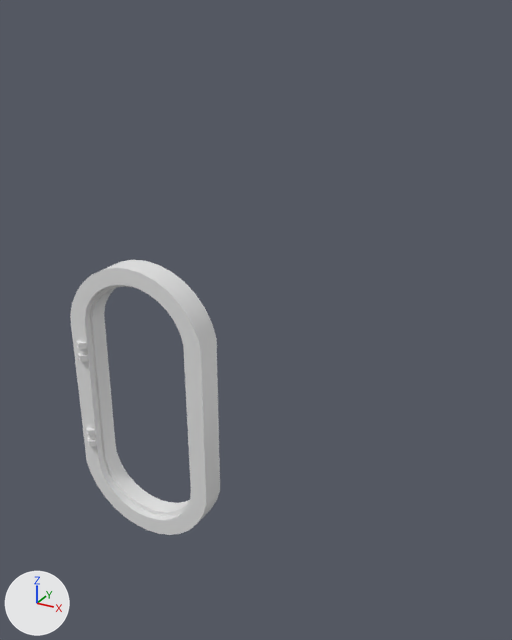
Before and after pictures for a commit that changed the FBX model ponorka/pretlak_dvere/dvere.fbx.
One viewpoint serves both versions: a camera (50 mm lens) standing at (3.71, -5.26, 4.57) and looking at (1.19, -0.68, 2.28). Lighting does not change. The marker at lower left points along +X, +Y and +Z. Where no turn or scale is listed for an object, it has been applied to the vertices.

The scene before the commit, as lines of its bpy script (objects in view):
```python
me_cylinder_011 = bpy.data.meshes.new('Cylinder.011')
me_cylinder_011.from_pydata(...)  # 384 vertices, 413 faces; spans x -0.72..0.72, y -0.17..0.12, z -0.01..2.77
ob_cylinder_004 = bpy.data.objects.new('Cylinder.004', me_cylinder_011)
ob_cylinder_004.location = (0.01, -0.678, -0.222)
```
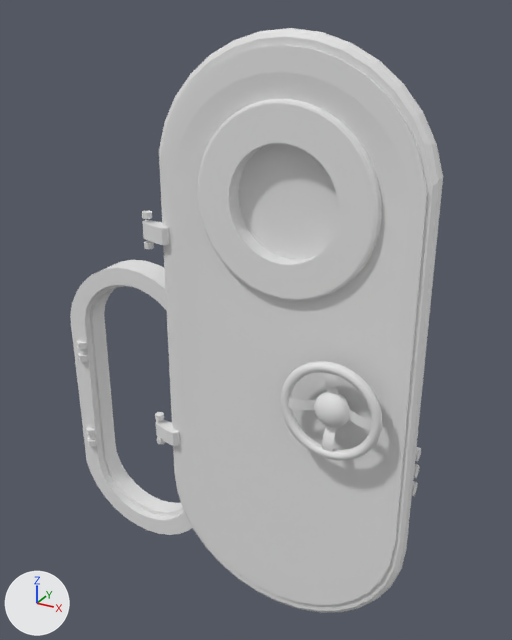
Pixel boxes [x1, y1, x2, y2] of what changed, in the pictures (512 x 640 px):
'Cylinder.003', added
    after: [142, 28, 443, 613]
'BézierCurve.002', added
    after: [281, 361, 382, 460]

The change, as a diff of the scene's bpy script:
```diff
--- a/ponorka/pretlak_dvere/dvere.fbx.py
+++ b/ponorka/pretlak_dvere/dvere.fbx.py
@@ me_béziercurve_003 @@
+me_béziercurve_003.from_pydata(...)  # 2952 vertices, 2710 faces; spans x -0.392..0.392, y -0.328..0.328, z -0.388..0.388
@@ me_cylinder_005 @@
+me_cylinder_005.from_pydata(...)  # 1138 vertices, 1172 faces; spans x -0.04..2.25, y -0.1..0.22, z -2.35..2.36
@@ ob_béziercurve_002 @@
+ob_béziercurve_002 = bpy.data.objects.new('BézierCurve.002', me_béziercurve_003)
+ob_béziercurve_002.location = (2.063, -0.9, 1.934)
@@ ob_cylinder_003 @@
+ob_cylinder_003 = bpy.data.objects.new('Cylinder.003', me_cylinder_005)
+ob_cylinder_003.location = (0.4, -0.989, 2.09)
```
